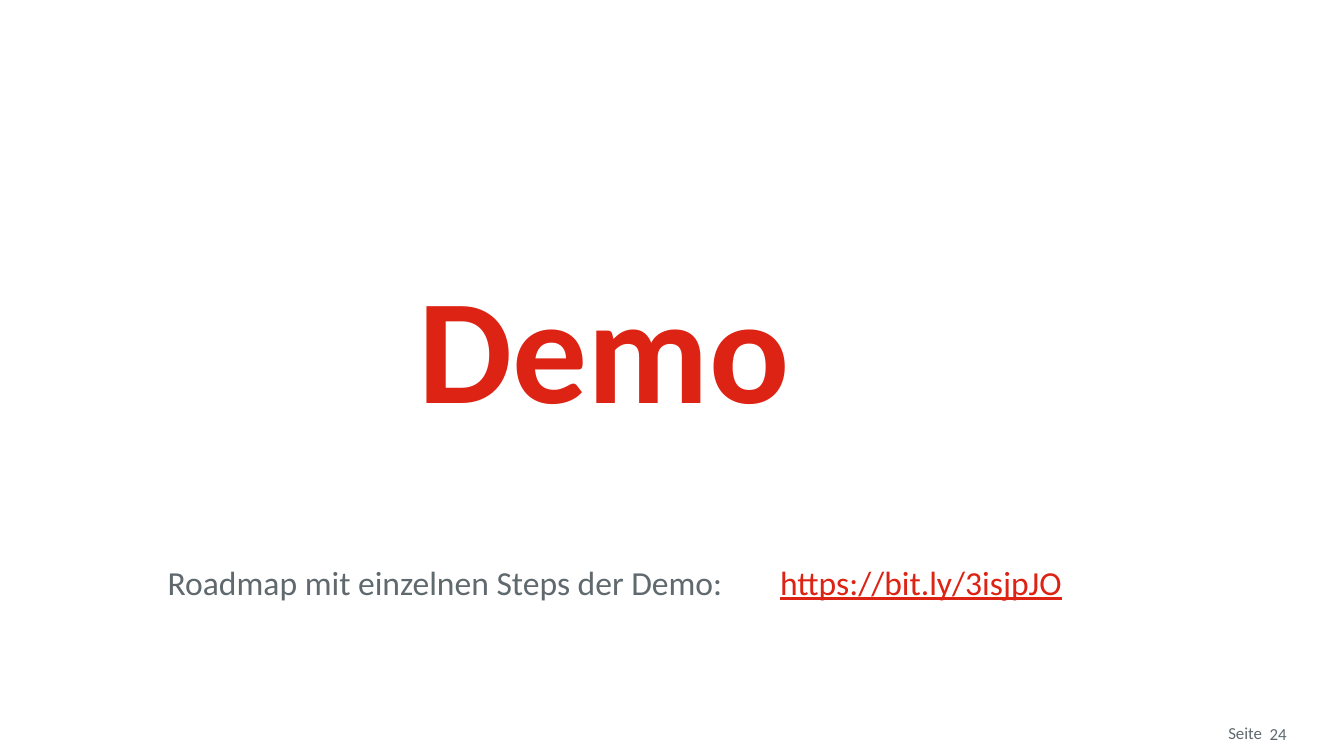
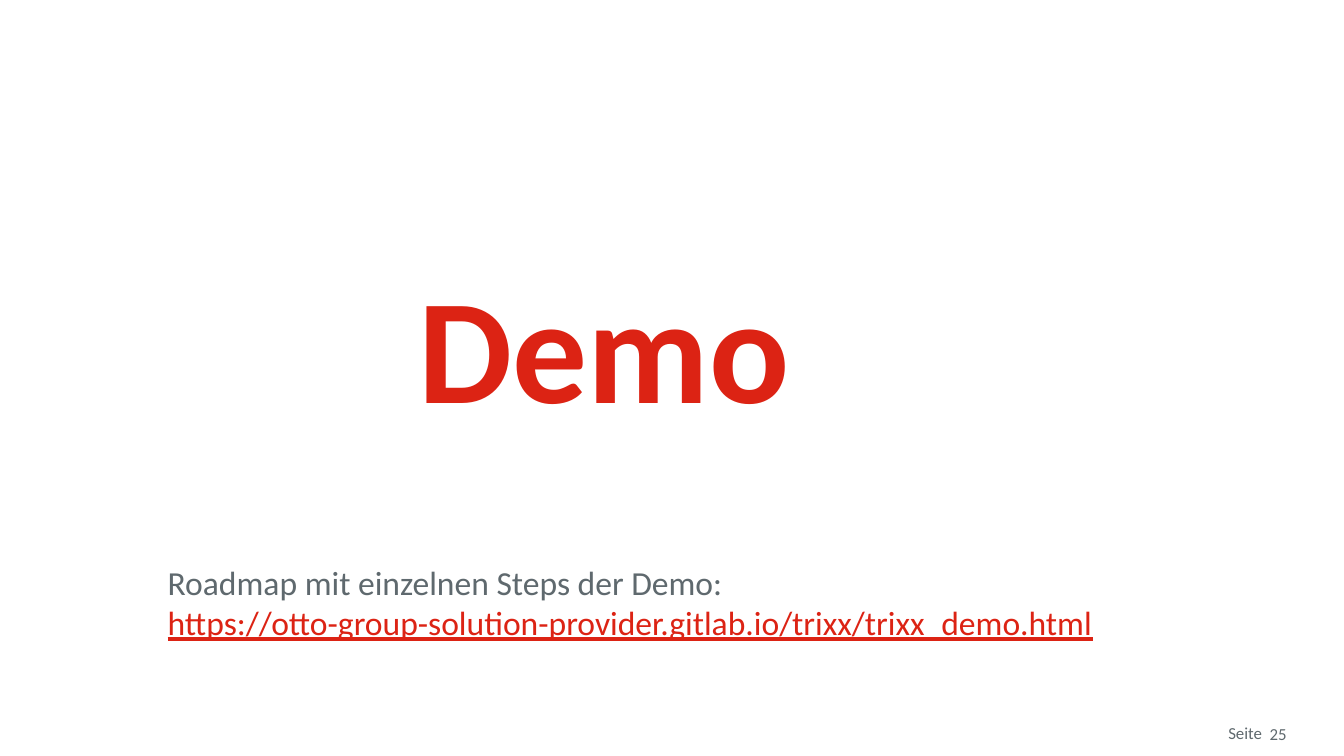
Before and after one commit to osp-ottogroup/movex-cdc, a slide deck: slide 25 of doc/2021-12_TriXX_ITTage.pptx (slide 24 before the commit). Drawn at 1344x756 pixels with LibreOffice and Linux fonts; fonts in the diff are those of the drawing; background and template pictures are left out. Boxes give left, top, right and bottom in pixels: in the first picture for what was removed or moved away, otherwise in the second. Text is boxed around its words. In the diff, an @@ line names an element or a change of style, - is before the commit and + after.

```diff
--- a/doc/2021-12_TriXX_ITTage.pptx
+++ b/doc/2021-12_TriXX_ITTage.pptx
@@ text at bbox=[168, 571, 1092, 641]: text changed; text colour #5F696E to #DC2314 @@
-Roadmap mit einzelnen Steps der Demo: https://bit.ly/3isjpJO
+Roadmap mit einzelnen Steps der Demo:
+https://otto-group-solution-provider.gitlab.io/trixx/trixx_demo.html
@@ page number at bbox=[1270, 729, 1287, 740]: text changed @@
-24
+25
```
Also in this commit, not shown: 3 other slides changed, 1 slide added, 1 other file.
